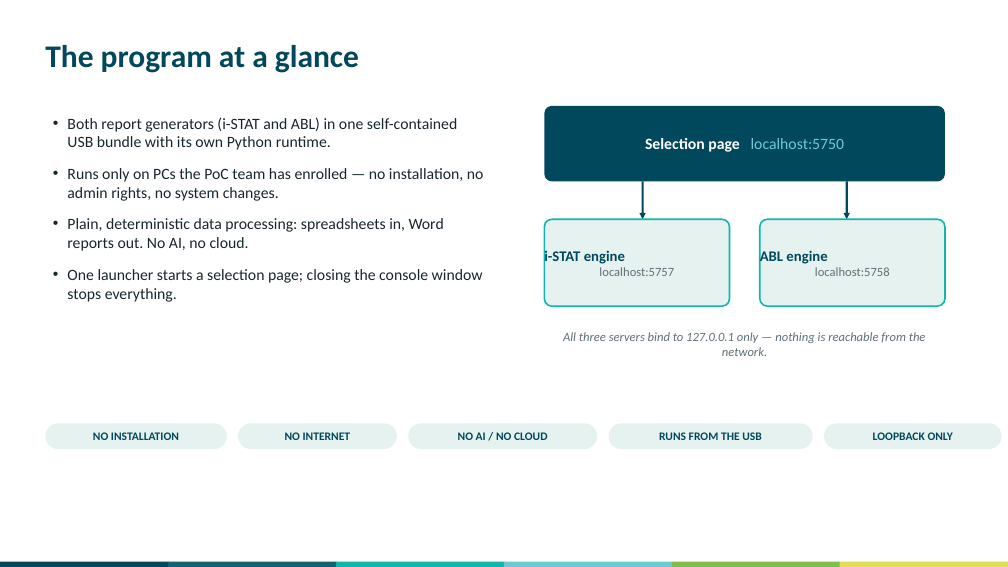
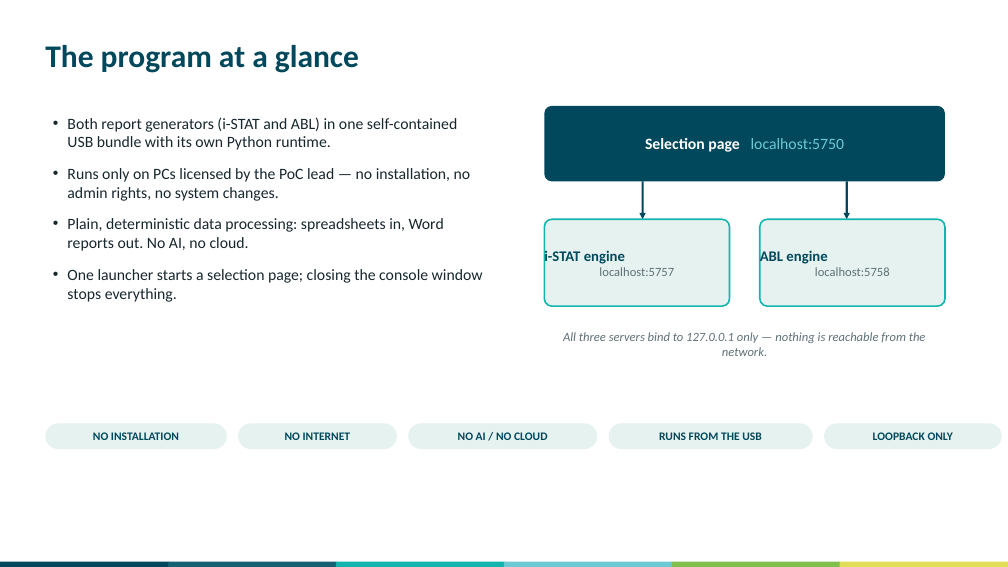
Before and after one commit to swornsealed/Report-app, a slide deck: slide 2 of PQ_Report_Generator_Security_Briefing.pptx. Drawn at 1008x567 pixels with LibreOffice and Linux fonts; fonts in the diff are those of the drawing. Boxes give left, top, right and bottom in pixels: in the first picture for what was removed or moved away, otherwise in the second. Text is boxed around its words. In the diff, an @@ line names an element or a change of style, - is before the commit and + after.

```diff
--- a/PQ_Report_Generator_Security_Briefing.pptx
+++ b/PQ_Report_Generator_Security_Briefing.pptx
@@ text at [67, 168, 471, 201]: text changed @@
-• Runs only on PCs the PoC team has enrolled — no installation, no admin rights, no system changes.
+• Runs only on PCs licensed by the PoC lead — no installation, no admin rights, no system changes.
```
Also in this commit, not shown: 3 other slides changed, 14 other files.
